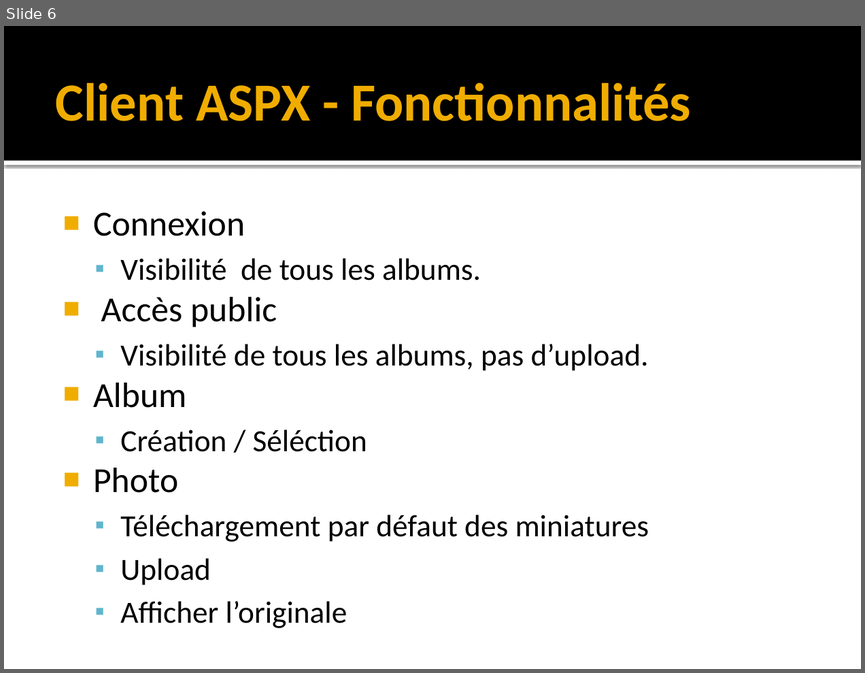
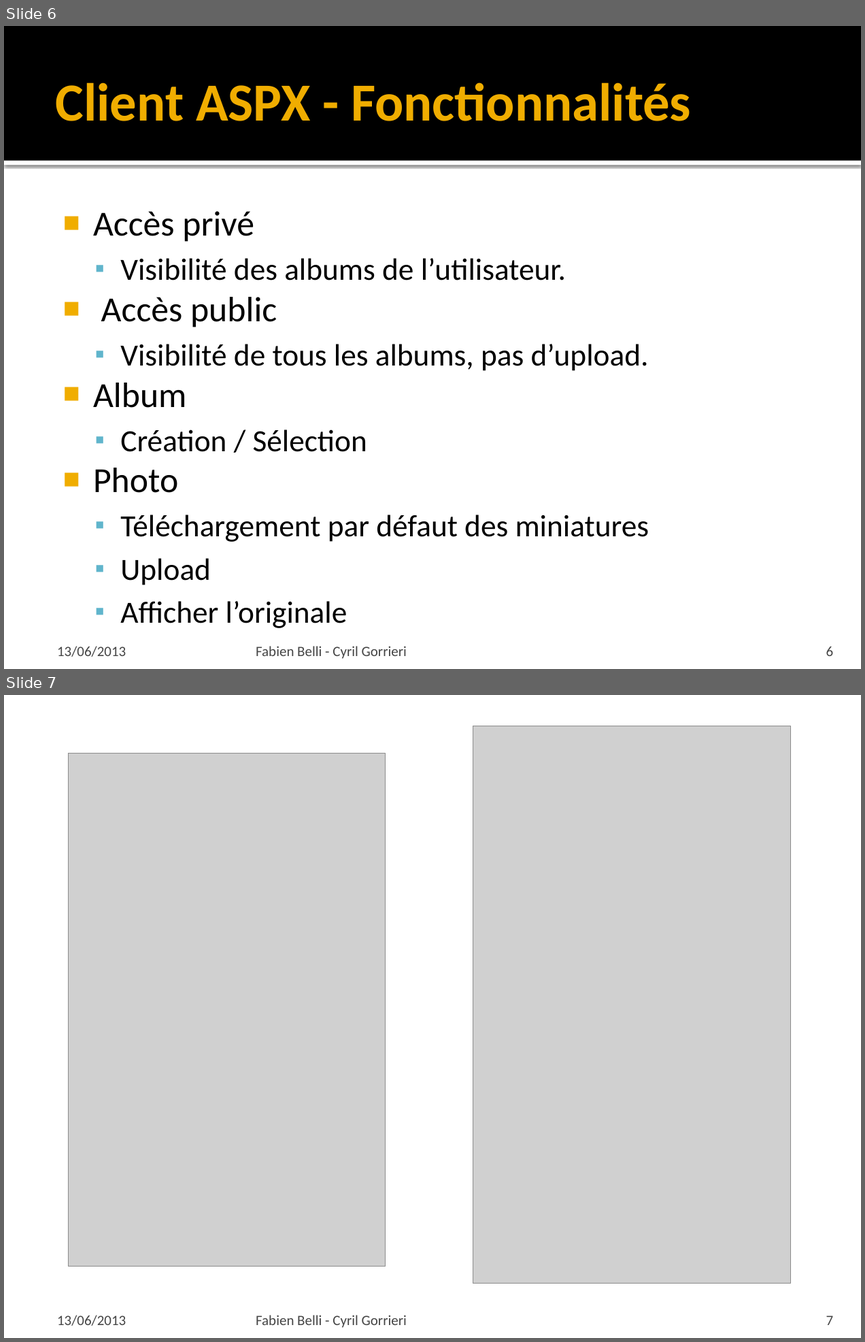
Before and after one commit to FabienInspiron/Polytech_Picasa_Like, a slide deck: MiniProjetComplet/Rapport/Presentation c#.pptx. Shown one above the other, each under a label of ours: slide 6 before the commit, slides 6 and 7 after it. The pictures are 865x673 and 865x1342 pixels, drawn with LibreOffice and Linux fonts; fonts in the diff are those of the drawing; grey boxes stand for pictures. Boxes give left, top, right and bottom in pixels: in the first picture for what was removed or moved away, otherwise in the second. Text is boxed around its words. In the diff, an @@ line names an element or a change of style, - is before the commit and + after.

```diff
--- a/MiniProjetComplet/Rapport/Presentation c#.pptx
+++ b/MiniProjetComplet/Rapport/Presentation c#.pptx
@@ slide 7 added at [4,695,861,1338], background #FFFFFF @@
@@ picture added at [473,726,791,1283] @@
@@ picture added at [68,753,385,1266] @@
@@ text added at [57,1314,126,1325], 12 pt, text #454545 @@
+13/06/2013
@@ text added at [256,1314,407,1327], 12 pt, text #454545 @@
+Fabien Belli - Cyril Gorrieri
@@ page number added at [826,1315,834,1325], 12 pt, text #454545 @@
+7
@@ slide 6 changed as well @@
@@ text at [93,211,566,280]: text changed @@
-■ Connexion
-  ▪ Visibilité de tous les albums.
+■ Accès privé
+  ▪ Visibilité des albums de l’utilisateur.
@@ text at [120,429,367,452]: text changed @@
-  ▪ Création / Séléction
+  ▪ Création / Sélection
@@ text added at [57,645,126,656], 12 pt, text #454545 @@
+13/06/2013
@@ text added at [256,645,407,658], 12 pt, text #454545 @@
+Fabien Belli - Cyril Gorrieri
@@ page number added at [826,646,834,656], 12 pt, text #454545 @@
+6
```
Also in this commit, not shown: 7 other slides changed, 1 other slide added, 2 slides removed, 3 other files.
